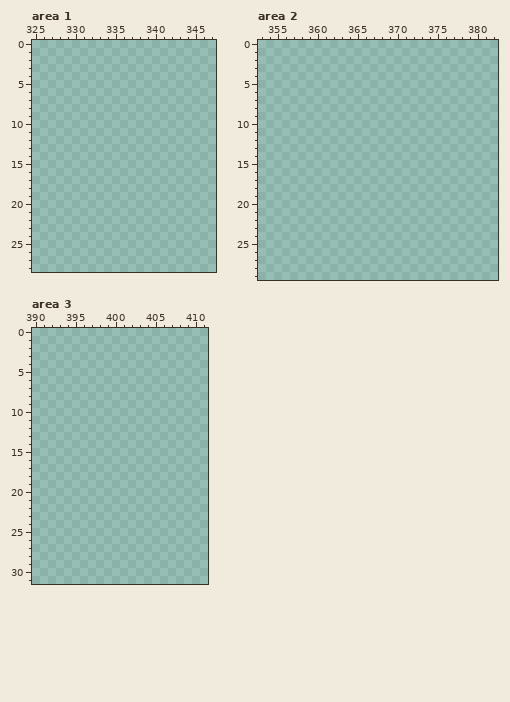
Pixel-art file, stored at Content/texture_atlas.aseprite. This is how it looked before the edit.
512x512 pixels, 1 frame. Colours within 5 levels of each other are drawn and written as one. Shown: area 1: x 325..347, y 0..28; area 2: x 353..382, y 0..29; area 3: x 390..411, y 0..31. The commit also changed other parts of the picture, which this record leaves out.
Palette (. is transparent): 
And afterwards:
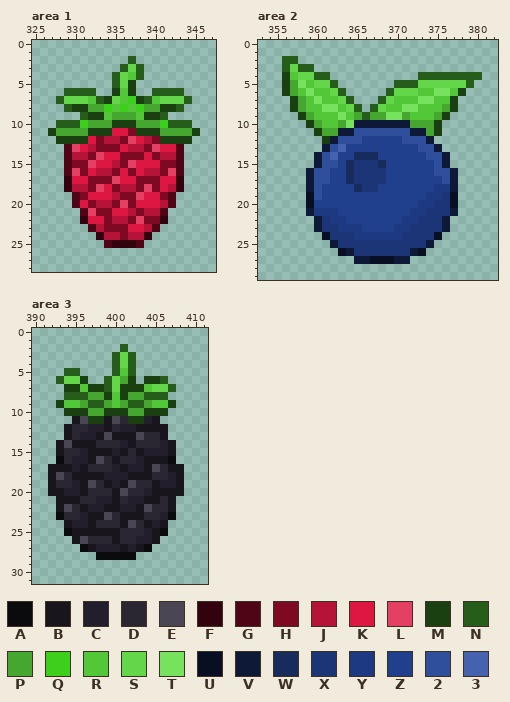
Colours new in this view: A #0b0a0d  B #18151c  C #231e2b  D #2b2732  E #4b4654  F #32030e  G #4f0515  H #7d0922  J #b51438  K #de1642  L #e44064  M #1a4012  N #265d1a  P #45a630  Q #3ccf1c  R #52c838  S #63d749  T #76e25e  U #080f22  V #0d1936  W #172b5d  X #1b3576  Y #1d3981  Z #203f8c  2 #2f4e9b  3 #4462ae
What changed:
Changed rows in their new state; - is an unchanged pixel.
Area 1:
first column x 327:
 2 ----------N--------
 3 ---------NSN-------
 4 --------NSRN-------
 5 --------NSM--------
 6 --NNNN--MRM--NNNN--
 7 -NSSSRNMSRQMNRSSSN-
 8 --NMMPPQRQRQPPMMN--
 9 ----NMMRPPPRMMN----
10 -NNNQPPPMMMPPPQNNN-
11 MPPPPMMMKKHMMMPPPPM
12 -MMMMKHJJHLKJHMMMM-
13 --GLKJHHHKJJHLKKG--
14 --GJJHLKKHHHKHJJG--
15 --GHHLKKJHLKKKHHG--
16 --GLHKJJHKHKJJHLG--
17 --FKKHHHLKKHHHKKF--
18 --FJJHLKHJJHLHKJF--
19 ---GHKKKJHHLKKHG---
20 ---GKHJJHLHKKKJG---
21 ----GLHHKKJHJJG----
22 ----FKKHJJHLHHF----
23 -----GJHHHKKJG-----
24 ------FJJHJJF------
25 -------GFFFG-------
Area 2:
first column x 356:
 2 NN-----------------------
 3 NSNN---------------------
 4 MRSSNN-----------NNNNNNNN
 5 MPTRSSN-------NNNSSSSSSN-
 6 MPRTRRSN-----NSSSRRTTRM--
 7 -MPRTRRSN---NSRRRTTRRM---
 8 -MPRRTTRSN-NSRRTTRRRPM---
 9 --MPRRRTRPNPPTTPRRRPM----
10 ---MPRRPTVVVVVVVPPPM-----
11 ----MPPVV2222222VVPM-----
12 -----MV222ZZZZZ222V------
13 -----V23ZZZZZZZZZ22V-----
14 ----V23ZZWWWZZZZZZ22V----
15 ----V22ZWXXXWZZZZZZ2V----
16 ---V22ZZWXXXXZZZZZZ22V---
17 ---V22ZZWXXXXZZZZZZZ2V---
18 ---V2ZZZZWXXZZZZZZZYYV---
19 ---U2ZZZZZZZZZZZZZYYXU---
20 ---UZZZZZZZZZZZZZYYXXU---
21 ---VYYYZZZZZZZZZYYXXXV---
22 ----VXYYZZZZZZZYYXXXV----
23 ----VXXYYYZZZZYYXXXXV----
24 -----UXXXYYYYYYXXXXU-----
25 ------VXXXXXXXXXXXV------
26 -------UVXXXXXXXVU-------
27 ---------VVUUUVV---------
Area 3:
first column x 392:
 2 ---------N-------
 3 --------NSN------
 4 --------NSN------
 5 --NN----NRN------
 6 -NSSM--NSPM-MMN--
 7 --MMRMMNSMMMRSSN-
 8 --NNNPPMRMPPNNN--
 9 -MRRPNNPRPNNPRRM-
10 --MMMPPMMMPPMMM--
11 ---BEMMBEDMMCB---
12 --BDDCCBDCCBBBB--
13 --BDCCBEBBBEDDB--
14 -BEBBBDDDCBDDDCB-
15 -BDDCBBBCBDBCCCB-
16 -ADCCBEDBDDCBBBA-
17 BBBCBDDDCBCCBEDBB
18 BEDBBBBCCCBBBDDCB
19 BDDCBEDBCBEDDBCCB
20 BBCCBDDDBEDDCBBBB
21 -BBBDDCCBDCCBBDB-
22 -BEDBCCBBCCBEDDB-
23 -ADDCBBEDBBBDDCA-
24 --BCCBDDDBEDBCB--
25 --ABBBBBBDDDCBA--
26 ---BEDDDBDDCCB---
27 ----ABCCCBCBA----
28 ------AAAAA------
